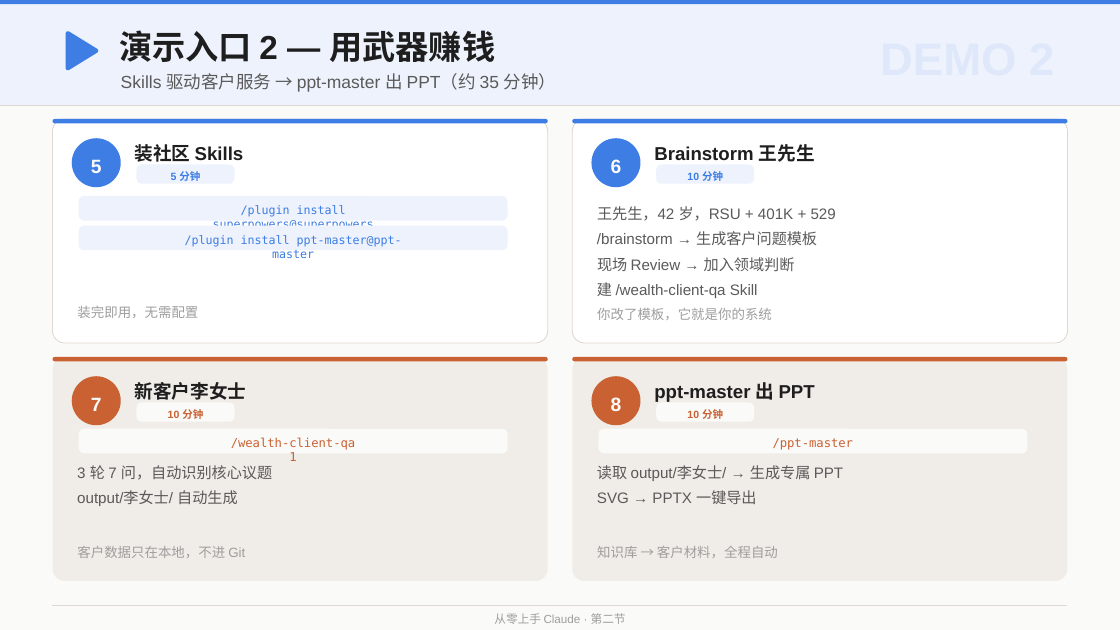
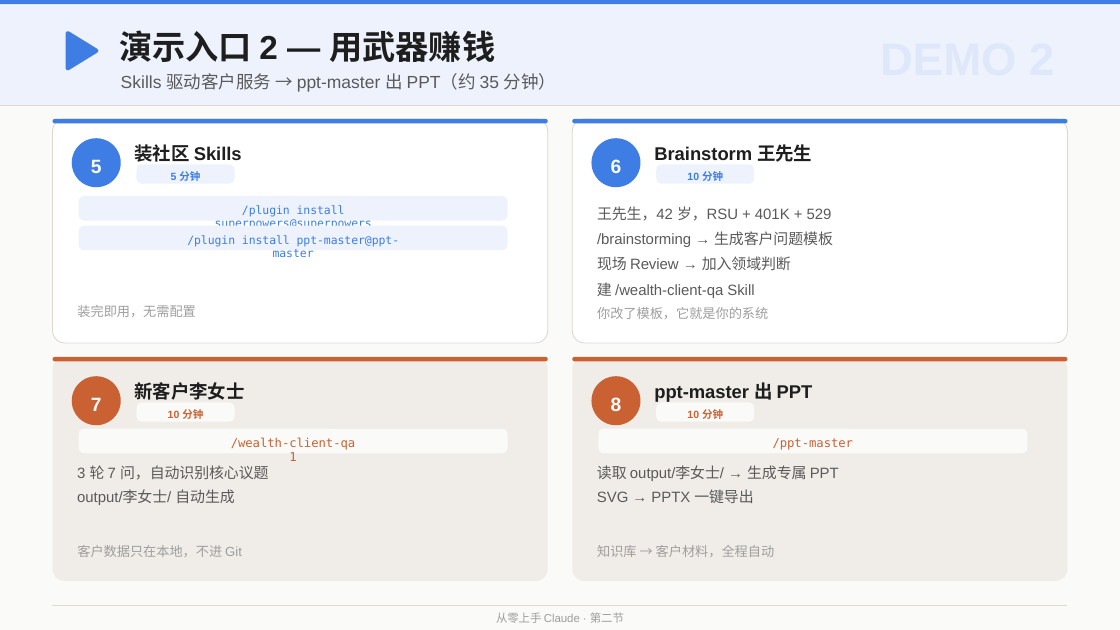
Before and after one commit to austinxyz/course-portal, a slide deck: slide 15 of dl/claude_course_s2.pptx. Drawn at 1120x630 pixels with LibreOffice and Linux fonts; fonts in the diff are those of the drawing. Boxes give left, top, right and bottom in pixels: in the first picture for what was removed or moved away, otherwise in the second. Text is boxed around its words. In the diff, an @@ line names an element or a change of style, - is before the commit and + after.

```diff
--- a/dl/claude_course_s2.pptx
+++ b/dl/claude_course_s2.pptx
@@ text at [597, 231, 833, 247]: text changed; size 13 to 12.8 pt @@
-/brainstorm → 生成客户问题模板
+/brainstorming → 生成客户问题模板
@@ size 16 to 15.8 pt in 4 elements at [135, 144, 242, 162], [654, 144, 812, 162], [135, 382, 245, 400], [654, 382, 813, 402] @@
@@ size 13 to 12.8 pt in 7 elements at [597, 206, 832, 221], [597, 256, 791, 270], [597, 283, 754, 298], [77, 465, 269, 480], [77, 489, 234, 505], [597, 465, 839, 481], [597, 489, 753, 503] @@
@@ size 11.5 to 11.2 pt in 4 elements at [77, 305, 195, 317], [597, 307, 768, 319], [77, 545, 242, 557], [597, 545, 775, 557] @@
@@ size 10 to 9.8 pt in 3 elements at [215, 205, 372, 226], [187, 235, 400, 257], [496, 612, 624, 623] @@
```
Also in this commit, not shown: 22 other slides changed, 1 other file.
